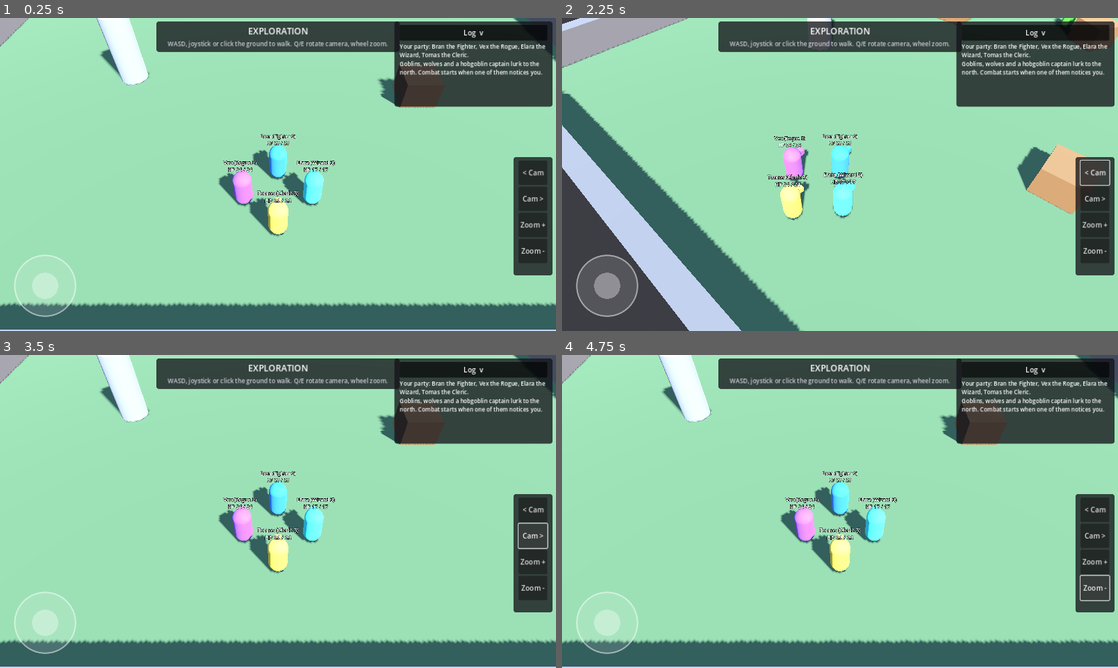
Above: before the commit, frames 1-4 (two rows, left to right).
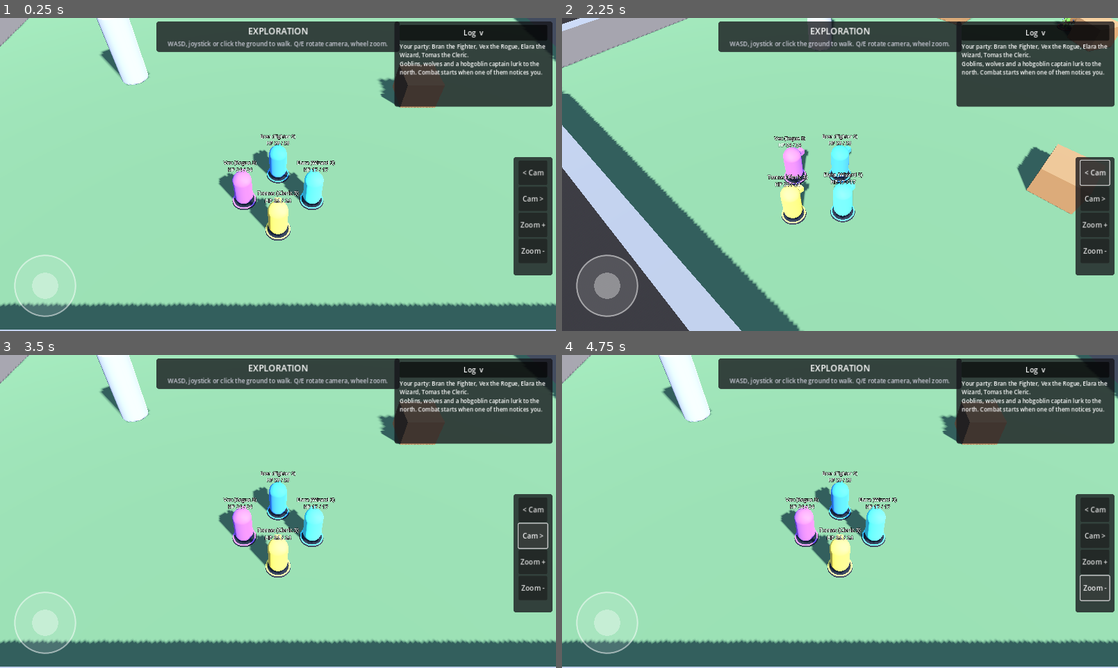
Above: after the commit, the same moments.

Repository: Wuerfelduell/Dnd
Game: Godot game, scene res://scenes/main.tscn
Same seed, same stepped clock (60 frames per second), same inputs: the game is played once before the commit and once after it.
Inputs:
- Up to frame 1 (0.25 s): no input
- Up to frame 2 (2.25 s): click "Log v" at 0.5 s; click "Log >" at 1.25 s; click "< Cam" at 2 s
- Up to frame 3 (3.5 s): click "Cam >" at 2.75 s
- Up to frame 4 (4.75 s): click "Zoom +" at 3.5 s; click "Zoom -" at 4.25 s

The runs differ from the first frame. In frame 1, 0.4% of the frame differs, in the area x 41-59%, y 48-72%; in frame 2, 0.4%; in frame 3, 0.4%; in frame 4, 0.4%.

Commit message:
Tabletop miniatures for the enemies
Enemies are now figures built from primitive meshes on round bases with a
faction-coloured rim: goblin warrior (scimitar, shield), goblin archer
(hood, bow, quiver), wolf (four legs, snout, tail) and hobgoblin captain
(helmet, chain mail, cape, longsword, kite shield). No animation: the
minis glide over the ground. MiniatureBuilder holds one recipe per kind;
ActorData.miniature picks it, everything else keeps the capsule (heroes
stand on a base too). Status tints, the knocked-over pose and hit flashes
apply to the whole figure.

Adds a --screenshot mode that renders an overview and close-ups of every
creature (used with xvfb-run and the OpenGL driver), screenshots in docs,
and unit checks for part counts, heights, tinting and the down pose.

Co-Authored-By: Claude Fable 5.1 <noreply@anthropic.com>
Claude-Session: https://claude.ai/code/session_01KVzWpT15EJFcrCbiH86Dzm

Diff:
--- a/data/actors/goblin_archer.tres
+++ b/data/actors/goblin_archer.tres
@@ -32,7 +32,7 @@
 creature_type = "humanoid"
 stats = SubResource("Stats")
 weapons = Array[ExtResource("3")]([ExtResource("5"), ExtResource("6")])
-color = Color(0.2, 0.5, 0.2, 1)
+color = Color(0.75, 0.2, 0.15, 1)
 attacks_per_action = 1
 has_second_wind = false
 second_wind_bonus = 1
@@ -42,3 +42,4 @@
 spellcasting_ability = ""
 spells = Array[ExtResource("4")]([])
 spell_slots = PackedInt32Array()
+miniature = "goblin_archer"
--- a/data/actors/goblin_warrior.tres
+++ b/data/actors/goblin_warrior.tres
@@ -31,7 +31,7 @@
 creature_type = "humanoid"
 stats = SubResource("Stats")
 weapons = Array[ExtResource("3")]([ExtResource("5")])
-color = Color(0.35, 0.7, 0.25, 1)
+color = Color(0.75, 0.2, 0.15, 1)
 attacks_per_action = 1
 has_second_wind = false
 second_wind_bonus = 1
@@ -41,3 +41,4 @@
 spellcasting_ability = ""
 spells = Array[ExtResource("4")]([])
 spell_slots = PackedInt32Array()
+miniature = "goblin"
--- a/data/actors/hobgoblin.tres
+++ b/data/actors/hobgoblin.tres
@@ -31,7 +31,7 @@
 creature_type = "humanoid"
 stats = SubResource("Stats")
 weapons = Array[ExtResource("3")]([ExtResource("5")])
-color = Color(0.75, 0.3, 0.2, 1)
+color = Color(0.9, 0.25, 0.1, 1)
 attacks_per_action = 2
 has_second_wind = false
 second_wind_bonus = 1
@@ -41,3 +41,4 @@
 spellcasting_ability = ""
 spells = Array[ExtResource("4")]([])
 spell_slots = PackedInt32Array()
+miniature = "hobgoblin"
--- a/data/actors/wolf.tres
+++ b/data/actors/wolf.tres
@@ -31,7 +31,7 @@
 creature_type = "beast"
 stats = SubResource("Stats")
 weapons = Array[ExtResource("3")]([ExtResource("5")])
-color = Color(0.55, 0.55, 0.6, 1)
+color = Color(0.75, 0.2, 0.15, 1)
 attacks_per_action = 1
 has_pack_tactics = true
 has_second_wind = false
@@ -42,3 +42,4 @@
 spellcasting_ability = ""
 spells = Array[ExtResource("4")]([])
 spell_slots = PackedInt32Array()
+miniature = "wolf"
--- a/scripts/actors/actor_visual.gd
+++ b/scripts/actors/actor_visual.gd
@@ -1,15 +1,23 @@
-## Placeholder presentation of an actor (capsule + nose + selection ring).
+## Presentation of an actor: a tabletop-style miniature on a round base.
 ##
-## Everything visual about an actor goes through this node so real models /
-## animations can replace it later without touching gameplay code.
+## Creatures with an [member ActorData.miniature] recipe get a figure built by
+## [MiniatureBuilder]; everything else keeps the placeholder capsule. All
+## visual state (colour, status tint, down pose, rings, flashes) goes through
+## this node so real models / animations can replace it later without
+## touching gameplay code.
 class_name ActorVisual
 extends Node3D
 
 const DOWN_TINT := Color(0.35, 0.35, 0.35)
+const BASE_RADIUS := 0.5
 
 var _base_color: Color = Color.WHITE
 var _status_tint: Color = Color(1, 1, 1, 1)
 var _material: StandardMaterial3D
+var _mini_materials: Array = []
+var _mini_colors: Array[Color] = []
+var _rim_material: StandardMaterial3D
+var _uses_mini: bool = false
 
 @onready var body: MeshInstance3D = $Body
 @onready var nose: MeshInstance3D = $Nose
@@ -23,7 +31,49 @@
 	nose.material_override = _material
 	ring.visible = false
 	target_ring.visible = false
+	ring.position.y = 0.1
+	target_ring.position.y = 0.1
+	_build_base()
+	var actor := get_parent() as Actor
+	var kind := actor.data.miniature if actor != null and actor.data != null else ""
+	if MiniatureBuilder.has_recipe(kind):
+		_uses_mini = true
+		body.visible = false
+		nose.visible = false
+		var mini := Node3D.new()
+		mini.name = "Mini"
+		add_child(mini)
+		MiniatureBuilder.build(kind, mini, _mini_materials)
+		for m in _mini_materials:
+			_mini_colors.append(m.albedo_color)
 	apply_color(_base_color)
+
+
+## Round base like a painted miniature: dark disc with a coloured rim.
+func _build_base() -> void:
+	var disc := MeshInstance3D.new()
+	var disc_mesh := CylinderMesh.new()
+	disc_mesh.top_radius = BASE_RADIUS
+	disc_mesh.bottom_radius = BASE_RADIUS + 0.04
+	disc_mesh.height = 0.07
+	disc.mesh = disc_mesh
+	var disc_mat := StandardMaterial3D.new()
+	disc_mat.albedo_color = Color(0.13, 0.13, 0.15)
+	disc.material_override = disc_mat
+	disc.position.y = 0.035
+	disc.name = "Base"
+	add_child(disc)
+	var rim := MeshInstance3D.new()
+	var rim_mesh := TorusMesh.new()
+	rim_mesh.inner_radius = BASE_RADIUS - 0.05
+	rim_mesh.outer_radius = BASE_RADIUS + 0.02
+	rim.mesh = rim_mesh
+	_rim_material = StandardMaterial3D.new()
+	rim.material_override = _rim_material
+	rim.scale = Vector3(1, 0.35, 1)
+	rim.position.y = 0.075
+	rim.name = "BaseRim"
+	add_child(rim)
 
 
 func apply_color(color: Color) -> void:
@@ -37,21 +87,31 @@
 	_refresh_color()
 
 
-func _current_color() -> Color:
+func _is_down() -> bool:
 	var parent := get_parent()
-	if parent is Actor and parent.is_down:
-		return DOWN_TINT
-	return _base_color.lerp(_status_tint, 0.5) if _status_tint != Color(1, 1, 1, 1) else _base_color
+	return parent is Actor and parent.is_down
+
+
+func _tinted(original: Color) -> Color:
+	if _is_down():
+		return original.lerp(DOWN_TINT, 0.7)
+	if _status_tint != Color(1, 1, 1, 1):
+		return original.lerp(_status_tint, 0.45)
+	return original
 
 
 func _refresh_color() -> void:
 	if _material:
-		_material.albedo_color = _current_color()
+		_material.albedo_color = _tinted(_base_color)
+	if _rim_material:
+		_rim_material.albedo_color = _base_color.lerp(DOWN_TINT, 0.7) if _is_down() else _base_color
+	for i in _mini_materials.size():
+		_mini_materials[i].albedo_color = _tinted(_mini_colors[i])
 
 
 func set_down(down: bool) -> void:
 	if down:
-		# "Lying on the ground": tip the whole visual over and grey it out.
+		# Knocked over like a mini on the table.
 		rotation_degrees.x = -80.0
 		position.y = 0.3
 		ring.visible = false
@@ -75,6 +135,15 @@
 func flash(color: Color, duration: float = 0.25) -> void:
 	if _material == null:
 		return
+	_material.albedo_color = color
+	for m in _mini_materials:
+		m.albedo_color = color
 	var tween := create_tween()
-	_material.albedo_color = color
-	tween.tween_property(_material, "albedo_color", _current_color(), duration)
+	tween.tween_method(_flash_step, 0.0, 1.0, duration)
+
+
+func _flash_step(t: float) -> void:
+	var white := Color(1, 1, 1)
+	_material.albedo_color = white.lerp(_tinted(_base_color), t)
+	for i in _mini_materials.size():
+		_mini_materials[i].albedo_color = white.lerp(_tinted(_mini_colors[i]), t)
--- /dev/null
+++ b/scripts/actors/miniature_builder.gd
@@ -0,0 +1,203 @@
+## Builds tabletop-style miniatures out of primitive meshes (no animation:
+## the figure glides over the ground like a mini pushed across a map).
+##
+## Each creature kind is a small "recipe" of parts. Add a recipe here and set
+## [member ActorData.miniature] to its key; nothing else has to change.
+## Every material created is appended to [param materials] so [ActorVisual]
+## can tint / flash the whole figure.
+class_name MiniatureBuilder
+extends RefCounted
+
+const IRON := Color(0.46, 0.48, 0.53)
+const DARK_IRON := Color(0.24, 0.25, 0.28)
+const LEATHER := Color(0.42, 0.28, 0.15)
+const WOOD := Color(0.5, 0.35, 0.2)
+const BLACK := Color(0.08, 0.08, 0.09)
+const EYE_YELLOW := Color(1.0, 0.85, 0.2)
+const EYE_RED := Color(1.0, 0.25, 0.15)
+
+
+static func has_recipe(kind: String) -> bool:
+	return kind in ["goblin", "goblin_archer", "wolf", "hobgoblin"]
+
+
+## Approximate height of the figure in meters (for labels / camera framing).
+static func height_of(kind: String) -> float:
+	match kind:
+		"wolf":
+			return 0.95
+		"hobgoblin":
+			return 2.0
+	return 1.35
+
+
+static func build(kind: String, root: Node3D, materials: Array) -> void:
+	match kind:
+		"goblin":
+			_goblin(root, materials, Color(0.42, 0.66, 0.26), false)
+		"goblin_archer":
+			_goblin(root, materials, Color(0.3, 0.52, 0.22), true)
+		"wolf":
+			_wolf(root, materials)
+		"hobgoblin":
+			_hobgoblin(root, materials)
+
+
+# --- Recipes -------------------------------------------------------------
+
+static func _goblin(root: Node3D, mats: Array, skin: Color, archer: bool) -> void:
+	# Legs, feet, loincloth
+	for side in [-1.0, 1.0]:
+		_cylinder(root, mats, 0.07, 0.36, Vector3(0.11 * side, 0.24, 0), skin)
+		_box(root, mats, Vector3(0.13, 0.07, 0.22), Vector3(0.11 * side, 0.05, -0.03), LEATHER)
+	_box(root, mats, Vector3(0.32, 0.16, 0.24), Vector3(0, 0.46, 0), LEATHER)
+	# Torso + belt
+	_capsule(root, mats, 0.17, 0.58, Vector3(0, 0.72, 0), skin)
+	_box(root, mats, Vector3(0.36, 0.06, 0.28), Vector3(0, 0.55, 0), Color(0.25, 0.17, 0.1))
+	# Arms + hands
+	for side in [-1.0, 1.0]:
+		_cylinder(root, mats, 0.055, 0.42, Vector3(0.25 * side, 0.7, -0.02), skin, Vector3(0, 0, -18.0 * side))
+		_sphere(root, mats, 0.07, Vector3(0.3 * side, 0.49, -0.06), skin)
+	# Head, ears, nose, eyes
+	_sphere(root, mats, 0.19, Vector3(0, 1.12, 0), skin)
+	for side in [-1.0, 1.0]:
+		_prism(root, mats, Vector3(0.05, 0.24, 0.16), Vector3(0.25 * side, 1.2, 0), skin, Vector3(0, 0, -55.0 * side))
+	_cone(root, mats, 0.05, 0.14, Vector3(0, 1.09, -0.22), skin, Vector3(-90, 0, 0))
+	for side in [-1.0, 1.0]:
+		_sphere(root, mats, 0.035, Vector3(0.07 * side, 1.16, -0.16), EYE_YELLOW, true)
+	if archer:
+		# Hood, shortbow in the left hand, quiver on the back
+		_cone(root, mats, 0.21, 0.26, Vector3(0, 1.32, 0.02), DARK_IRON.darkened(0.3))
+		# Bow held upright in the left hand: two curved limbs, grip and string.
+		var bow := Node3D.new()
+		bow.position = Vector3(-0.36, 0.62, -0.08)
+		root.add_child(bow)
+		_box(bow, mats, Vector3(0.035, 0.26, 0.035), Vector3(0, 0.12, -0.13), WOOD, Vector3(14, 0, 0))
+		_box(bow, mats, Vector3(0.03, 0.26, 0.03), Vector3(0, 0.34, -0.05), WOOD, Vector3(38, 0, 0))
+		_box(bow, mats, Vector3(0.035, 0.26, 0.035), Vector3(0, -0.12, -0.13), WOOD, Vector3(-14, 0, 0))
+		_box(bow, mats, Vector3(0.03, 0.26, 0.03), Vector3(0, -0.34, -0.05), WOOD, Vector3(-38, 0, 0))
+		_box(bow, mats, Vector3(0.05, 0.14, 0.05), Vector3(0, 0, -0.15), LEATHER)
+		_box(bow, mats, Vector3(0.012, 0.9, 0.012), Vector3(0, 0, 0.02), Color(0.9, 0.9, 0.85))
+		_cylinder(root, mats, 0.07, 0.42, Vector3(0.12, 0.88, 0.2), LEATHER, Vector3(20, 0, -15))
+		for i in 3:
+			_cylinder(root, mats, 0.008, 0.3, Vector3(0.1 + 0.03 * i, 1.14, 0.18 - 0.03 * i), WOOD, Vector3(20, 0, -15))
+	else:
+		# Scimitar in the right hand, round shield on the left arm
+		_box(root, mats, Vector3(0.05, 0.5, 0.11), Vector3(0.36, 0.78, -0.12), IRON, Vector3(0, 0, -12))
+		_box(root, mats, Vector3(0.14, 0.04, 0.05), Vector3(0.31, 0.52, -0.08), DARK_IRON)
+		_cylinder(root, mats, 0.025, 0.14, Vector3(0.3, 0.44, -0.06), LEATHER)
+		_cylinder(root, mats, 0.24, 0.04, Vector3(-0.34, 0.74, -0.16), WOOD, Vector3(90, 0, 0))
+		_sphere(root, mats, 0.06, Vector3(-0.34, 0.74, -0.2), DARK_IRON)
+
+
+static func _wolf(root: Node3D, mats: Array) -> void:
+	var fur := Color(0.34, 0.35, 0.4)
+	var dark := Color(0.2, 0.2, 0.24)
+	_capsule(root, mats, 0.22, 0.95, Vector3(0, 0.5, 0), fur, Vector3(90, 0, 0))
+	_sphere(root, mats, 0.25, Vector3(0, 0.52, -0.32), fur)
+	_box(root, mats, Vector3(0.28, 0.26, 0.3), Vector3(0, 0.72, -0.62), fur)
+	_box(root, mats, Vector3(0.16, 0.14, 0.24), Vector3(0, 0.66, -0.86), dark)
+	_sphere(root, mats, 0.04, Vector3(0, 0.7, -0.98), BLACK)
+	for side in [-1.0, 1.0]:
+		_prism(root, mats, Vector3(0.11, 0.15, 0.06), Vector3(0.1 * side, 0.92, -0.58), dark, Vector3(0, 0, -15.0 * side))
+		_sphere(root, mats, 0.03, Vector3(0.09 * side, 0.79, -0.77), EYE_YELLOW, true)
+		for z in [-0.3, 0.32]:
+			_cylinder(root, mats, 0.06, 0.44, Vector3(0.14 * side, 0.22, z), fur)
+			_box(root, mats, Vector3(0.12, 0.06, 0.16), Vector3(0.14 * side, 0.03, z - 0.02), dark)
+	_capsule(root, mats, 0.06, 0.5, Vector3(0, 0.62, 0.62), dark, Vector3(-55, 0, 0))
+
+
+static func _hobgoblin(root: Node3D, mats: Array) -> void:
+	var skin := Color(0.8, 0.42, 0.26)
+	var mail := Color(0.36, 0.37, 0.4)
+	var cape := Color(0.55, 0.1, 0.1)
+	for side in [-1.0, 1.0]:
+		_cylinder(root, mats, 0.1, 0.62, Vector3(0.16 * side, 0.37, 0), skin)
+		_cylinder(root, mats, 0.11, 0.3, Vector3(0.16 * side, 0.2, 0), DARK_IRON)
+		_box(root, mats, Vector3(0.2, 0.09, 0.32), Vector3(0.16 * side, 0.05, -0.04), BLACK)
+	_box(root, mats, Vector3(0.52, 0.62, 0.34), Vector3(0, 0.98, 0), mail)
+	_box(root, mats, Vector3(0.54, 0.09, 0.36), Vector3(0, 0.7, 0), LEATHER)
+	_box(root, mats, Vector3(0.5, 0.8, 0.03), Vector3(0, 1.05, 0.2), cape)
+	for side in [-1.0, 1.0]:
+		_sphere(root, mats, 0.14, Vector3(0.33 * side, 1.27, 0), DARK_IRON)
+		_cylinder(root, mats, 0.08, 0.52, Vector3(0.36 * side, 0.98, -0.03), skin, Vector3(0, 0, -12.0 * side))
+		_sphere(root, mats, 0.09, Vector3(0.42 * side, 0.7, -0.08), DARK_IRON)
+	# Head + helmet
+	_sphere(root, mats, 0.2, Vector3(0, 1.52, 0), skin)
+	for side in [-1.0, 1.0]:
+		_prism(root, mats, Vector3(0.05, 0.2, 0.14), Vector3(0.24 * side, 1.58, 0), skin, Vector3(0, 0, -60.0 * side))
+		_sphere(root, mats, 0.035, Vector3(0.075 * side, 1.56, -0.17), EYE_RED, true)
+	_cylinder(root, mats, 0.23, 0.2, Vector3(0, 1.66, 0), IRON)
+	_cone(root, mats, 0.23, 0.28, Vector3(0, 1.9, 0), IRON)
+	_box(root, mats, Vector3(0.05, 0.22, 0.05), Vector3(0, 1.5, -0.21), IRON)
+	# Longsword (right) and kite shield (left)
+	_box(root, mats, Vector3(0.07, 0.95, 0.03), Vector3(0.46, 1.25, -0.16), IRON)
+	_box(root, mats, Vector3(0.28, 0.05, 0.07), Vector3(0.46, 0.78, -0.16), DARK_IRON)
+	_cylinder(root, mats, 0.03, 0.18, Vector3(0.46, 0.66, -0.16), LEATHER)
+	_box(root, mats, Vector3(0.06, 0.62, 0.44), Vector3(-0.5, 1.0, -0.18), cape)
+	_box(root, mats, Vector3(0.02, 0.3, 0.1), Vector3(-0.54, 1.02, -0.18), EYE_YELLOW)
+
+
+# --- Primitive helpers ---------------------------------------------------
+
+static func _make(root: Node3D, mats: Array, mesh: Mesh, position: Vector3, color: Color, rotation_deg: Vector3, glow: bool) -> MeshInstance3D:
+	var inst := MeshInstance3D.new()
+	inst.mesh = mesh
+	var mat := StandardMaterial3D.new()
+	mat.albedo_color = color
+	if glow:
+		mat.emission_enabled = true
+		mat.emission = color
+		mat.emission_energy_multiplier = 0.8
+	inst.material_override = mat
+	inst.position = position
+	inst.rotation_degrees = rotation_deg
+	root.add_child(inst)
+	mats.append(mat)
+	return inst
+
+
+static func _box(root: Node3D, mats: Array, size: Vector3, position: Vector3, color: Color, rotation_deg: Vector3 = Vector3.ZERO) -> MeshInstance3D:
+	var mesh := BoxMesh.new()
+	mesh.size = size
+	return _make(root, mats, mesh, position, color, rotation_deg, false)
+
+
+static func _sphere(root: Node3D, mats: Array, radius: float, position: Vector3, color: Color, glow: bool = false) -> MeshInstance3D:
+	var mesh := SphereMesh.new()
+	mesh.radius = radius
+	mesh.height = radius * 2.0
+	mesh.radial_segments = 24
+	mesh.rings = 12
+	return _make(root, mats, mesh, position, color, Vector3.ZERO, glow)
+
+
+static func _cylinder(root: Node3D, mats: Array, radius: float, height: float, position: Vector3, color: Color, rotation_deg: Vector3 = Vector3.ZERO) -> MeshInstance3D:
+	var mesh := CylinderMesh.new()
+	mesh.top_radius = radius
+	mesh.bottom_radius = radius
+	mesh.height = height
+	mesh.radial_segments = 16
+	return _make(root, mats, mesh, position, color, rotation_deg, false)
+
+
+static func _cone(root: Node3D, mats: Array, radius: float, height: float, position: Vector3, color: Color, rotation_deg: Vector3 = Vector3.ZERO) -> MeshInstance3D:
+	var mesh := CylinderMesh.new()
+	mesh.top_radius = 0.0
+	mesh.bottom_radius = radius
+	mesh.height = height
+	mesh.radial_segments = 16
+	return _make(root, mats, mesh, position, color, rotation_deg, false)
+
+
+static func _capsule(root: Node3D, mats: Array, radius: float, height: float, position: Vector3, color: Color, rotation_deg: Vector3 = Vector3.ZERO) -> MeshInstance3D:
+	var mesh := CapsuleMesh.new()
+	mesh.radius = radius
+	mesh.height = height
+	return _make(root, mats, mesh, position, color, rotation_deg, false)
+
+
+static func _prism(root: Node3D, mats: Array, size: Vector3, position: Vector3, color: Color, rotation_deg: Vector3 = Vector3.ZERO) -> MeshInstance3D:
+	var mesh := PrismMesh.new()
+	mesh.size = size
+	return _make(root, mats, mesh, position, color, rotation_deg, false)
--- a/scripts/data/actor_data.gd
+++ b/scripts/data/actor_data.gd
@@ -25,8 +25,10 @@
 @export var weapons: Array[WeaponData] = []
 ## Light weapon for the bonus-action off-hand attack (two-weapon fighting).
 @export var offhand_weapon: WeaponData
-## Placeholder visual colour until real models exist.
+## Base rim colour (and capsule colour while no miniature recipe exists).
 @export var color: Color = Color.WHITE
+## Key of a [MiniatureBuilder] recipe ("goblin", "wolf", ...). Empty = capsule.
+@export var miniature: String = ""
 
 @export_group("Class features")
 ## Number of weapon attacks per Attack action (Extra Attack / Multiattack).
--- a/scripts/ui/actor_label.gd
+++ b/scripts/ui/actor_label.gd
@@ -7,6 +7,8 @@
 
 func bind(actor: Actor) -> void:
 	_actor = actor
+	if actor.data.miniature != "":
+		position.y = MiniatureBuilder.height_of(actor.data.miniature) + 0.45
 	actor.hp_changed.connect(func(_c, _m): _refresh())
 	actor.downed.connect(func(_a): _refresh())
 	actor.revived.connect(func(_a): _refresh())
--- a/scripts/world/world.gd
+++ b/scripts/world/world.gd
@@ -67,7 +67,7 @@
 	EventBus.log("Goblins, wolves and a hobgoblin captain lurk to the north. Combat starts when one of them notices you.")
 
 	# Headless integration test hooks (godot --headless -- --autoplay / --scenario).
-	for flag in ["--autoplay", "--scenario"]:
+	for flag in ["--autoplay", "--scenario", "--screenshot"]:
 		if OS.get_cmdline_user_args().has(flag):
 			var script: GDScript = load("res://tests/%s.gd" % flag.trim_prefix("--"))
 			if script != null:
--- /dev/null
+++ b/tests/screenshot.gd
@@ -0,0 +1,78 @@
+## Debug helper: renders the scene and saves screenshots, then quits.
+##
+## Run with a real (or virtual) display and the compatibility renderer:
+##   xvfb-run godot --rendering-driver opengl3 --path . -- --screenshot [--shot-dir=/tmp/shots]
+## Takes an overview of the camp and close-ups of every miniature type.
+extends Node
+
+var world: World
+var _dir := "/tmp/shots"
+
+
+func _ready() -> void:
+	world = get_parent()
+	GameState.pacing = 0.0
+	for arg in OS.get_cmdline_user_args():
+		if arg.begins_with("--shot-dir="):
+			_dir = arg.trim_prefix("--shot-dir=")
+	DirAccess.make_dir_recursive_absolute(_dir)
+	world.hud.visible = false
+	_run()
+
+
+func _run() -> void:
+	var camera: Camera3D = world.camera_rig.camera
+	await _settle()
+	await _shoot("overview")
+	# Close-ups: park the camera in front of each creature.
+	var subjects := {
+		"goblin": "Enemies/GoblinWarrior",
+		"goblin_archer": "Enemies/GoblinArcher",
+		"wolf": "Enemies/Wolf",
+		"hobgoblin": "Enemies/Hobgoblin",
+		"fighter": "Party/Fighter",
+		"rogue": "Party/Rogue",
+		"wizard": "Party/Wizard",
+		"cleric": "Party/Cleric",
+	}
+	var free_cam := Camera3D.new()
+	free_cam.fov = 40.0
+	world.add_child(free_cam)
+	free_cam.make_current()
+	for key in subjects:
+		var actor: Actor = world.get_node_or_null(subjects[key])
+		if actor == null:
+			continue
+		var target := actor.global_position + Vector3(0, 0.9, 0)
+		free_cam.global_position = target + Vector3(2.2, 1.4, 2.6)
+		free_cam.look_at(target, Vector3.UP)
+		await _settle()
+		await _shoot(key)
+	# Group shot of all enemies.
+	var center := Vector3.ZERO
+	var n := 0
+	for e in world.enemies():
+		center += e.global_position
+		n += 1
+	if n > 0:
+		center /= n
+		free_cam.global_position = center + Vector3(0, 6, 9)
+		free_cam.look_at(center + Vector3(0, 0.5, 0), Vector3.UP)
+		await _settle()
+		await _shoot("enemies")
+	camera.make_current()
+	print("[screenshot] done -> %s" % _dir)
+	get_tree().quit(0)
+
+
+func _settle() -> void:
+	for _i in 4:
+		await get_tree().process_frame
+
+
+func _shoot(name: String) -> void:
+	await RenderingServer.frame_post_draw
+	var image := get_viewport().get_texture().get_image()
+	var path := "%s/%s.png" % [_dir, name]
+	image.save_png(path)
+	print("[screenshot] %s (%dx%d)" % [path, image.get_width(), image.get_height()])
--- a/tests/unit_tests.gd
+++ b/tests/unit_tests.gd
@@ -23,6 +23,7 @@
 	_test_movement_planning()
 	_test_ammo_and_rests()
 	_test_enemy_scaling()
+	_test_miniatures()
 	_test_initiative()
 	print("\n%d checks, %d failures" % [_checks, _failures])
 	get_tree().quit(0 if _failures == 0 else 1)
@@ -635,6 +636,45 @@
 	w.queue_free()
 
 
+# --- Miniatures -----------------------------------------------------------
+
+func _test_miniatures() -> void:
+	var scene: PackedScene = load("res://scenes/actors/enemy.tscn")
+	for kind in ["goblin_warrior", "goblin_archer", "wolf", "hobgoblin"]:
+		var enemy: Actor = scene.instantiate()
+		enemy.data = load("res://data/actors/%s.tres" % kind)
+		add_child(enemy)
+		var mini := enemy.visual.get_node_or_null("Mini")
+		check(mini != null, "%s has a miniature" % kind)
+		if mini == null:
+			enemy.queue_free()
+			continue
+		var parts := mini.get_child_count()
+		check(parts >= 12, "%s miniature has enough parts (%d)" % [kind, parts])
+		var top := 0.0
+		for child in mini.get_children():
+			if child is MeshInstance3D:
+				top = maxf(top, child.position.y + child.get_aabb().size.y * 0.5)
+		var expected := MiniatureBuilder.height_of(enemy.data.miniature)
+		check(absf(top - expected) < 0.35, "%s is about %.2f m tall (%.2f)" % [kind, expected, top])
+		check(not enemy.visual.body.visible and enemy.visual.get_node("Base") != null, "%s hides the capsule and stands on a base" % kind)
+		# Tint / down / flash must not touch the recipe's own colours permanently.
+		var mat: StandardMaterial3D = mini.get_child(0).material_override
+		var original := mat.albedo_color
+		enemy.add_status(_status("blessed"), null, 2)
+		check(mat.albedo_color != original, "%s tints with a status" % kind)
+		enemy.clear_all_statuses()
+		check(mat.albedo_color == original, "%s tint restored" % kind)
+		enemy.take_damage(999)
+		check(enemy.visual.rotation_degrees.x < -70.0 and mat.albedo_color != original, "%s falls over and greys out when down" % kind)
+		enemy.queue_free()
+	var hero: Actor = load("res://scenes/actors/player.tscn").instantiate()
+	add_child(hero)
+	check(hero.visual.get_node_or_null("Mini") == null and hero.visual.body.visible, "heroes keep the capsule for now")
+	check(hero.visual.get_node("BaseRim") != null, "heroes stand on a base too")
+	hero.queue_free()
+
+
 # --- Initiative -----------------------------------------------------------
 
 func _test_initiative() -> void:
Binary file added: docs/screenshots/enemies.png
Binary file added: docs/screenshots/goblin.png
Binary file added: docs/screenshots/hobgoblin.png
Binary file added: docs/screenshots/wolf.png
Not shown, added: scripts/actors/miniature_builder.gd.uid
Not shown, added: tests/screenshot.gd.uid
Not shown, changed: docs/ARCHITECTURE.md
